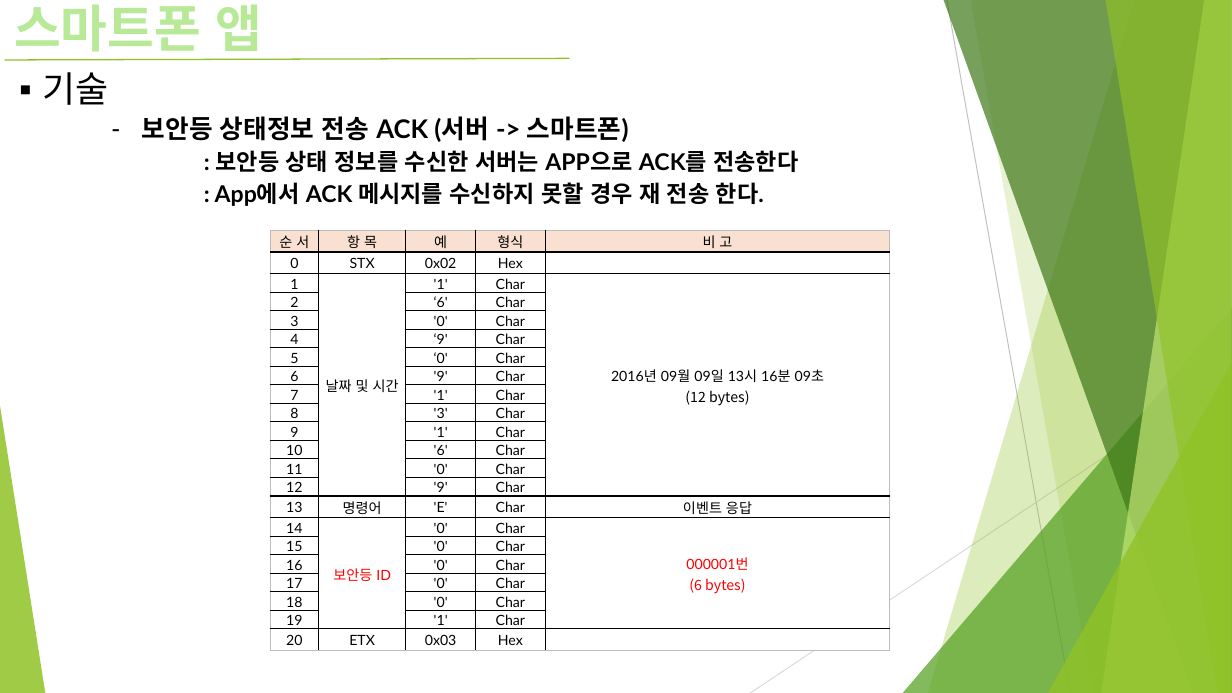
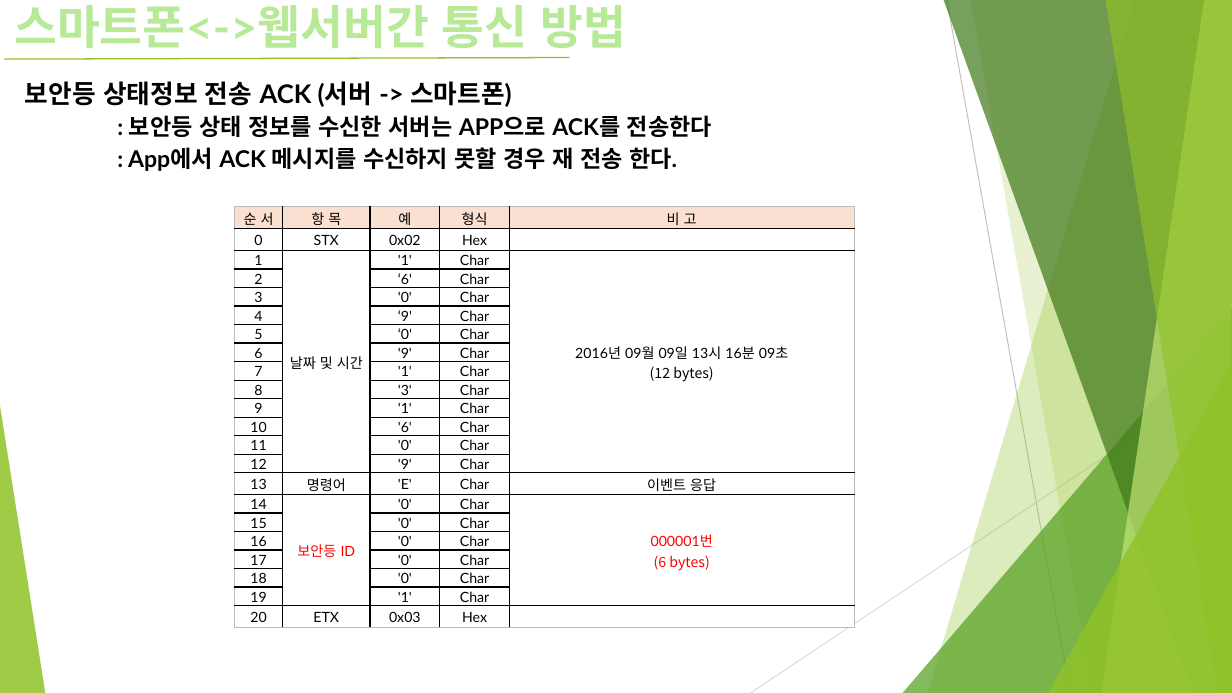
Before and after one commit to aodzmtm/CPL-20162-Team1, a slide deck: slide 8 of O2O_비콘기반 방범등 관리_제안서.pptx. Drawn at 1232x693 pixels with LibreOffice and Linux fonts; fonts in the diff are those of the drawing. Boxes give left, top, right and bottom in pixels: in the first picture for what was removed or moved away, otherwise in the second. Text is boxed around its words. In the diff, an @@ line names an element or a change of style, - is before the commit and + after.

```diff
--- a/O2O_비콘기반 방범등 관리_제안서.pptx
+++ b/O2O_비콘기반 방범등 관리_제안서.pptx
@@ text at [14, 5, 627, 48]: text changed; size 39.6 to 36.3 pt @@
-스마트폰 앱
+스마트폰<->웹서버간 통신 방법
@@ text "보안등 상태정보 전송 ACK (서버 ...": place and size @@
-text "보안등 상태정보 전송 ACK (서버 ..." at [42, 72, 798, 206]
+text "보안등 상태정보 전송 ACK (서버 ..." at [25, 81, 712, 171]
@@ text at [25, 81, 512, 107]: bullet - to none @@
@@ text at [42, 72, 108, 105]: paragraph removed @@
-▪ 기술
@@ table: place and size @@
-table at [271, 230, 890, 649]
+table at [235, 207, 854, 626]
```
Also in this commit, not shown: 3 other slides changed.
